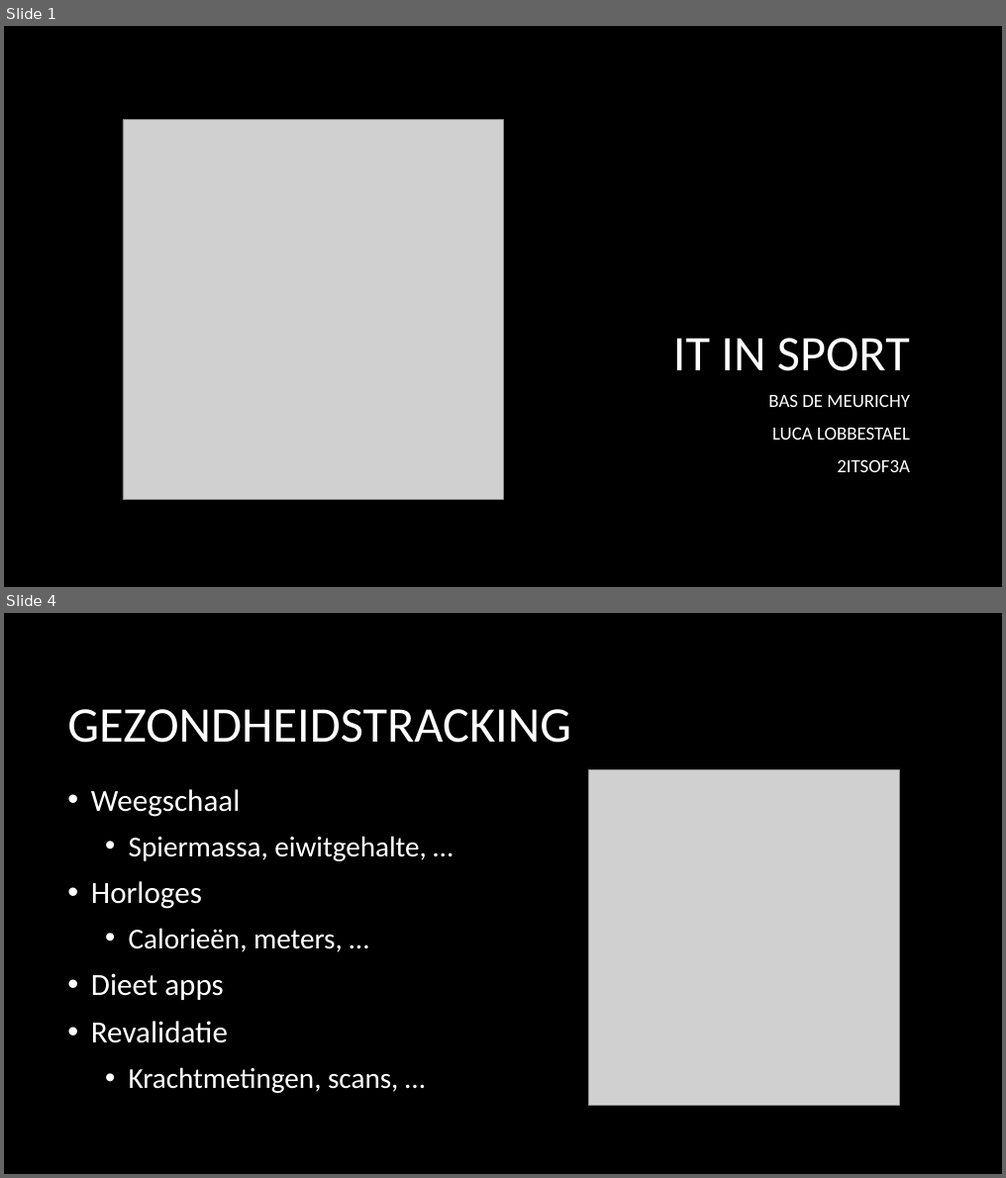
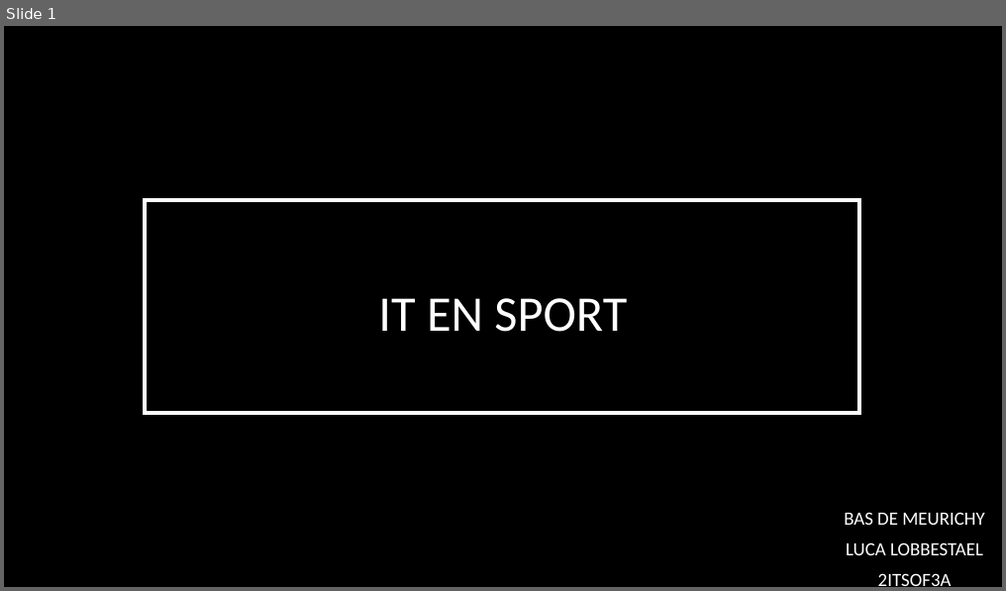
Before and after one commit to BasDM/PresentatiePM, a slide deck: Presentatie_powerpoint.pptx. Shown one above the other, each under a label of ours: slides 1 and 4 before the commit, slide 1 after it; the slides between them are not shown. The pictures are 1006x1178 and 1006x591 pixels, drawn with LibreOffice and Linux fonts; fonts in the diff are those of the drawing; grey boxes stand for pictures; background and template pictures are left out. Boxes give left, top, right and bottom in pixels: in the first picture for what was removed or moved away, otherwise in the second. Text is boxed around its words. In the diff, an @@ line names an element or a change of style, - is before the commit and + after.

```diff
--- a/Presentatie_powerpoint.pptx
+++ b/Presentatie_powerpoint.pptx
@@ slide 4 removed at [4, 613, 1002, 1174], background picture (left out) @@
@@ title removed at [67, 709, 571, 743] @@
-GEZONDHEIDSTRACKING
@@ text removed at [91, 789, 426, 1093] @@
-• Weegschaal
-  • Spiermassa, eiwitgehalte, …
-• Horloges
-  • Calorieën, meters, …
-• Dieet apps
-• Revalidatie
-  • Krachtmetingen, scans, …
@@ picture removed at [589, 770, 900, 1106] @@
@@ slide 1 changed as well @@
@@ picture removed at [123, 120, 503, 500] @@
@@ rectangle added at [144, 199, 859, 413], fill #000000 at 70% opacity, outline #FFFFFF 4 pt @@
@@ title at [378, 298, 627, 332]: text changed @@
-IT IN SPORT
+IT EN SPORT
@@ subtitle "BAS DE MEURICHY": place and size @@
-subtitle "BAS DE MEURICHY" at [768, 394, 910, 472]
+subtitle "BAS DE MEURICHY" at [844, 512, 984, 586]
@@ subtitle "BAS DE MEURICHY" at [844, 512, 984, 586]: alignment right to centre; line spacing 1 to 0.9 @@
```
Also in this commit, not shown: 3 other slides changed, 4 slides added, 2 other slides removed, 1 other file.
